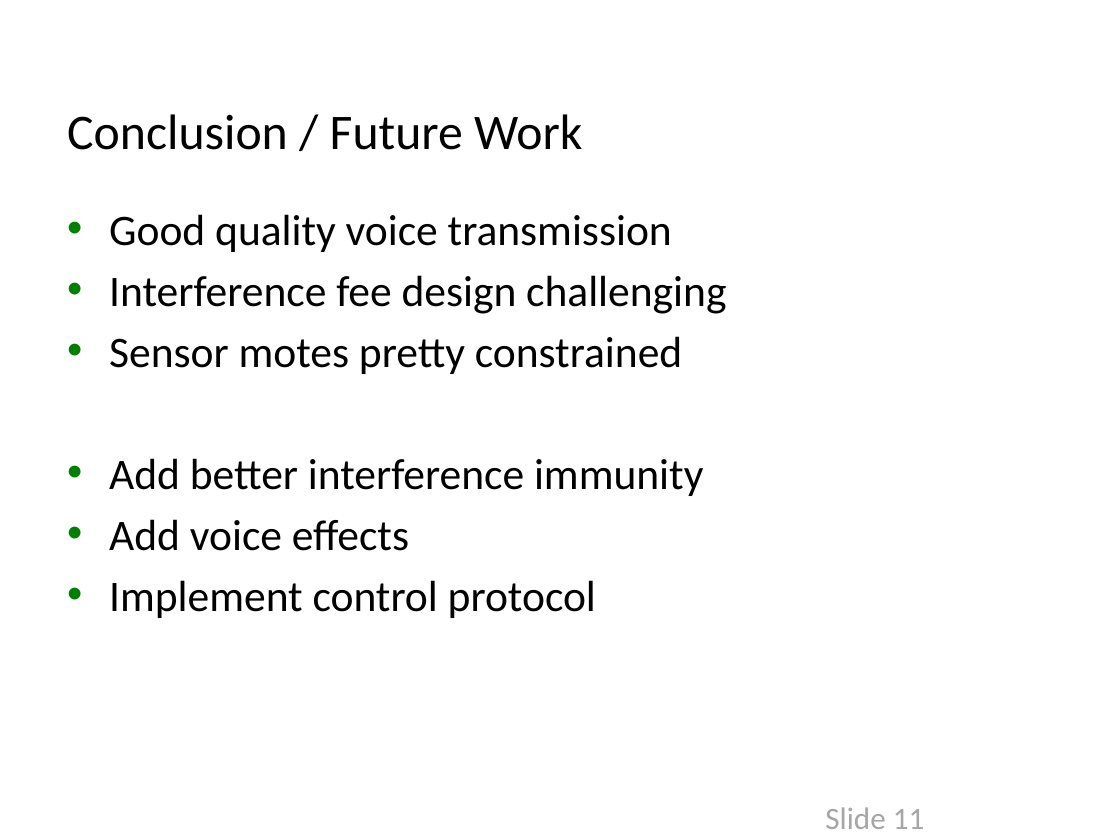
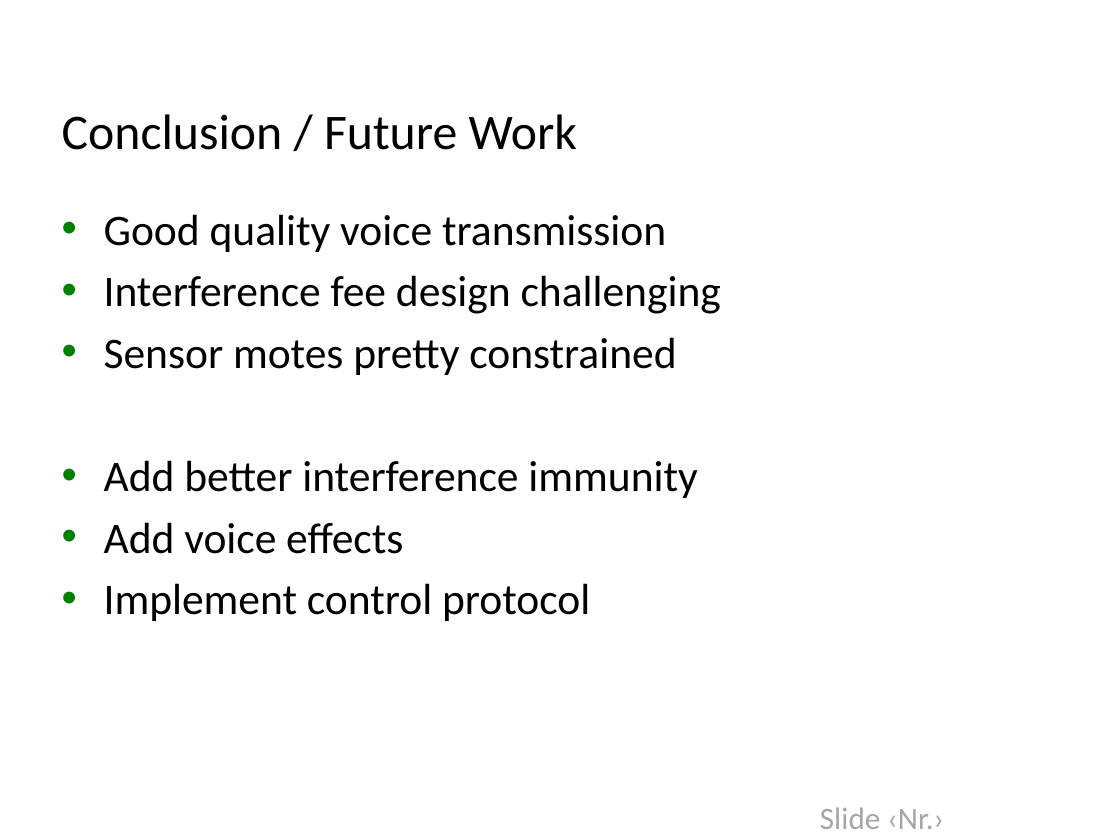
Before and after one commit to jarn0ld/smeagol-walkie-talkie, a slide deck: slide 11 of presentation/smeagol-new.pptx. Drawn at 1120x840 pixels with LibreOffice and Linux fonts; fonts in the diff are those of the drawing; background and template pictures are left out. Boxes give left, top, right and bottom in pixels: in the first picture for what was removed or moved away, otherwise in the second. Text is boxed around its words. In the diff, an @@ line names an element or a change of style, - is before the commit and + after.

```diff
--- a/presentation/smeagol-new.pptx
+++ b/presentation/smeagol-new.pptx
@@ title "Conclusion / Future Work": place and size @@
-title "Conclusion / Future Work" at [67,114,582,150]
+title "Conclusion / Future Work" at [62,114,577,150]
@@ text "Good quality voice transmission": place and size @@
-text "Good quality voice transmission" at [109,214,726,618]
+text "Good quality voice transmission" at [104,214,721,621]
@@ text at [820,807,944,829]: text changed @@
-Slide 11
+Slide ‹Nr.›
```
Also in this commit, not shown: 10 other slides changed, 1 slide added, 1 slide removed.
